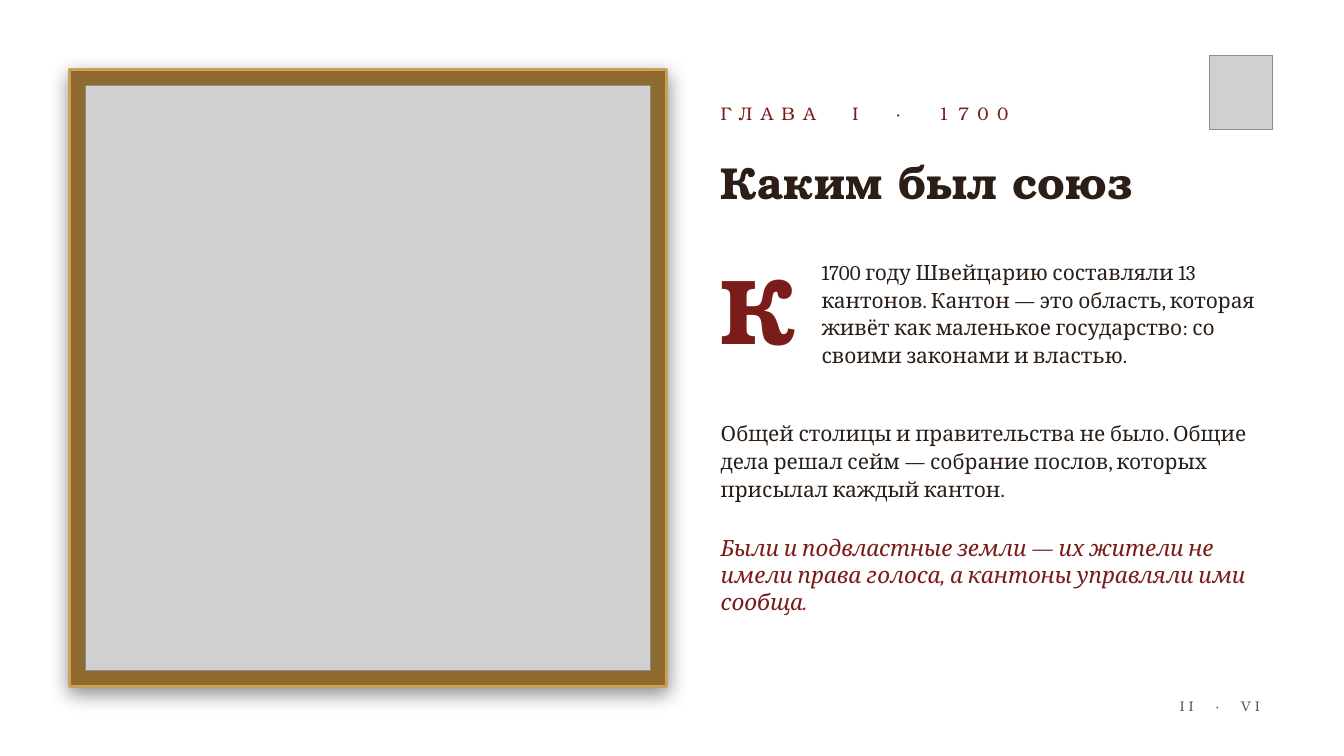
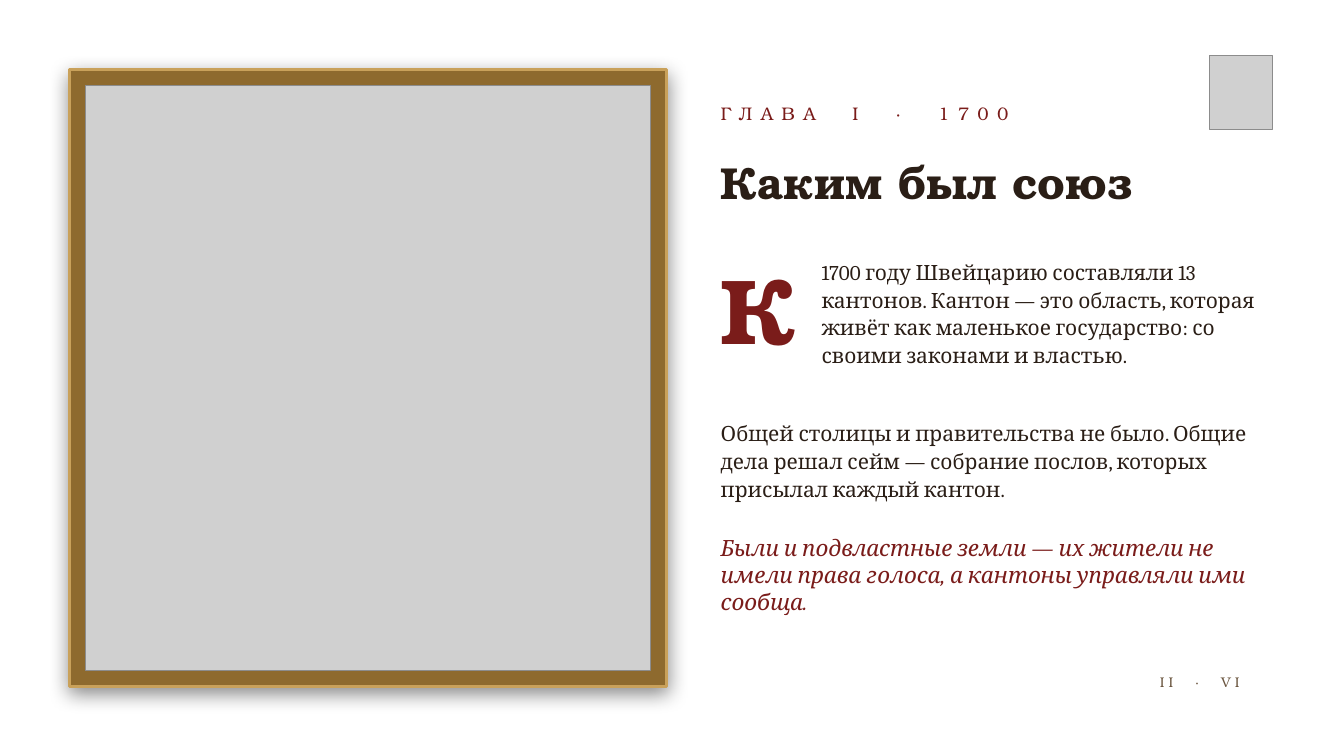
Before and after one commit to kir11evglen12-design/aromio, a slide deck: slide 2 of presentation/Helvetia.pptx. Drawn at 1344x756 pixels with LibreOffice and Linux fonts; fonts in the diff are those of the drawing; grey boxes stand for pictures; background and template pictures are left out. Boxes give left, top, right and bottom in pixels: in the first picture for what was removed or moved away, otherwise in the second. Text is boxed around its words. In the diff, an @@ line names an element or a change of style, - is before the commit and + after.

```diff
--- a/presentation/Helvetia.pptx
+++ b/presentation/Helvetia.pptx
@@ text "II · VI": place and size @@
-text "II · VI" at (1180,701,1260,711)
+text "II · VI" at (1160,677,1240,687)
```
Also in this commit, not shown: 5 other slides changed, 16 other files.
